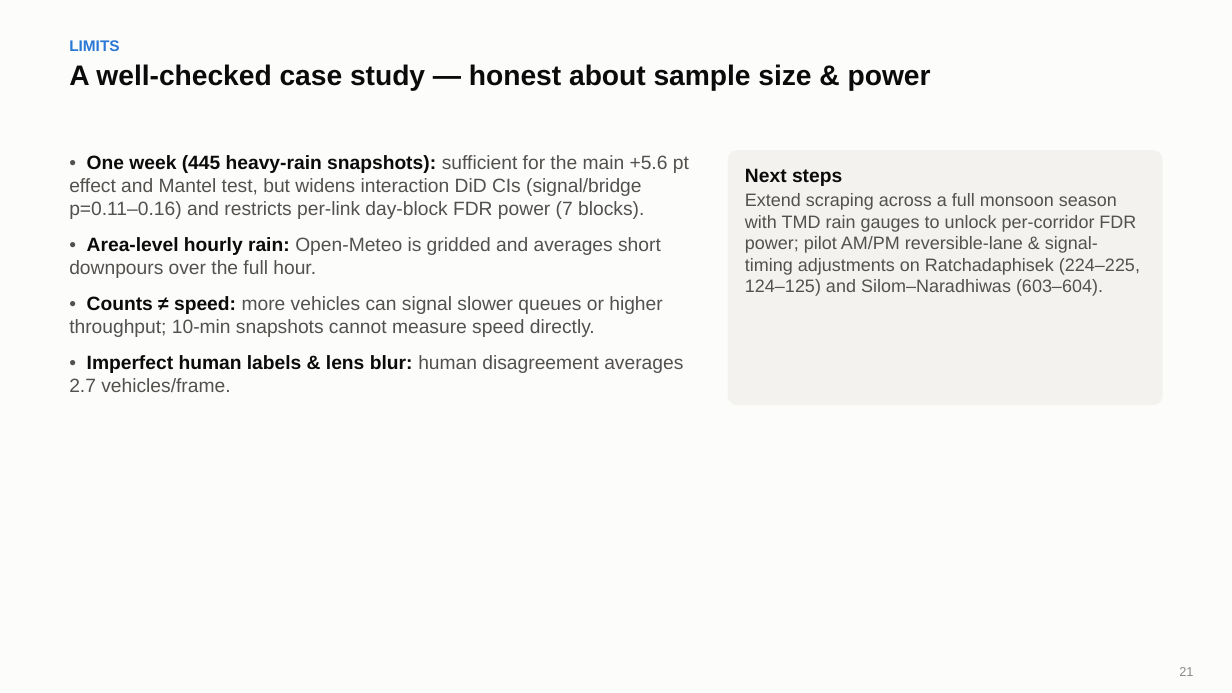
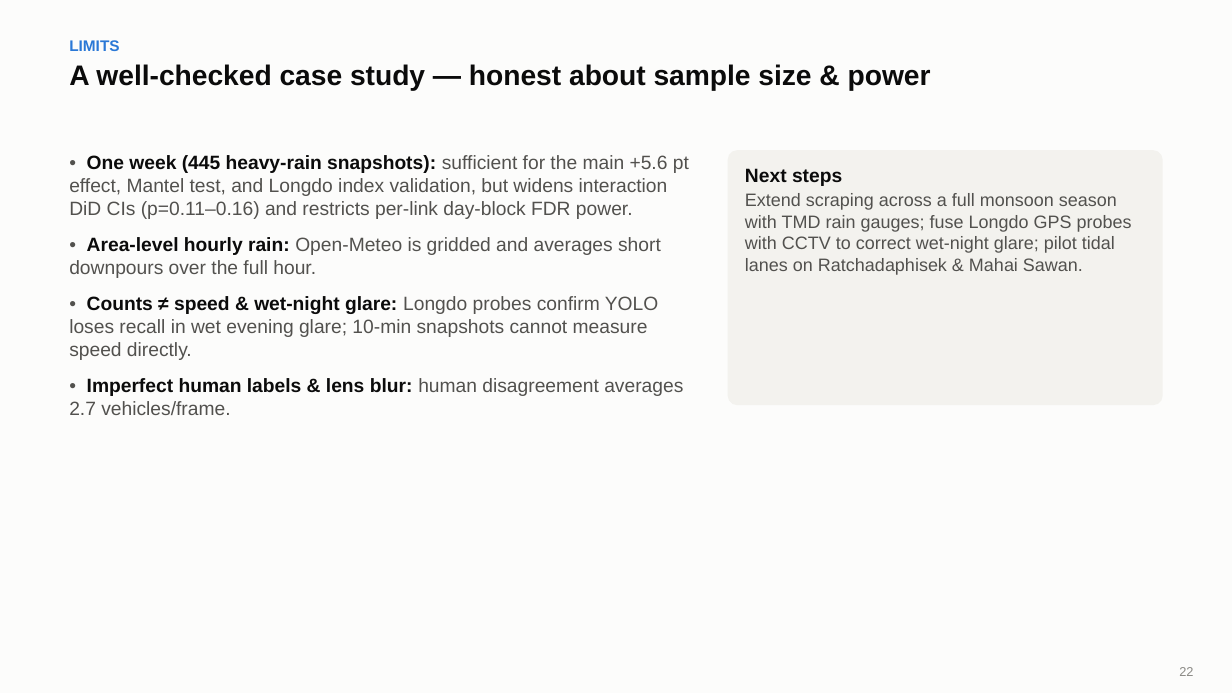
Before and after one commit to PEN1TENT/DSDE-final-project, a slide deck: slide 22 of reports/slides/slides.pptx (slide 21 before the commit). Drawn at 1232x693 pixels with LibreOffice and Linux fonts; fonts in the diff are those of the drawing. Boxes give left, top, right and bottom in pixels: in the first picture for what was removed or moved away, otherwise in the second. Text is boxed around its words. In the diff, an @@ line names an element or a change of style, - is before the commit and + after.

Commit message:
Add Playwright Longdo Traffic scraper, cross-validation insights, and 23-slide deck

```diff
--- a/reports/slides/slides.pptx
+++ b/reports/slides/slides.pptx
@@ text at (x1=69, y1=155, x2=689, y2=219): text changed @@
-• One week (445 heavy-rain snapshots): sufficient for the main +5.6 pt effect and Mantel test, but widens interaction DiD CIs (signal/bridge p=0.11–0.16) and restricts per-link day-block FDR power (7 blocks).
+• One week (445 heavy-rain snapshots): sufficient for the main +5.6 pt effect, Mantel test, and Longdo index validation, but widens interaction DiD CIs (p=0.11–0.16) and restricts per-link day-block FDR power.
@@ text at (x1=745, y1=193, x2=1132, y2=275): text changed @@
-Extend scraping across a full monsoon season with TMD rain gauges to unlock per-corridor FDR power; pilot AM/PM reversible-lane & signal-timing adjustments on Ratchadaphisek (224–225, 124–125) and Silom–Naradhiwas (603–604).
+Extend scraping across a full monsoon season with TMD rain gauges; fuse Longdo GPS probes with CCTV to correct wet-night glare; pilot tidal lanes on Ratchadaphisek & Mahai Sawan.
@@ text at (x1=69, y1=296, x2=658, y2=360): text changed @@
-• Counts ≠ speed: more vehicles can signal slower queues or higher throughput; 10-min snapshots cannot measure speed directly.
+• Counts ≠ speed & wet-night glare: Longdo probes confirm YOLO loses recall in wet evening glare; 10-min snapshots cannot measure speed directly.
@@ text at (x1=1179, y1=667, x2=1193, y2=676): text changed @@
-21
+22
```
Also in this commit, not shown: 5 other slides changed, 1 slide added, 16 other files.
